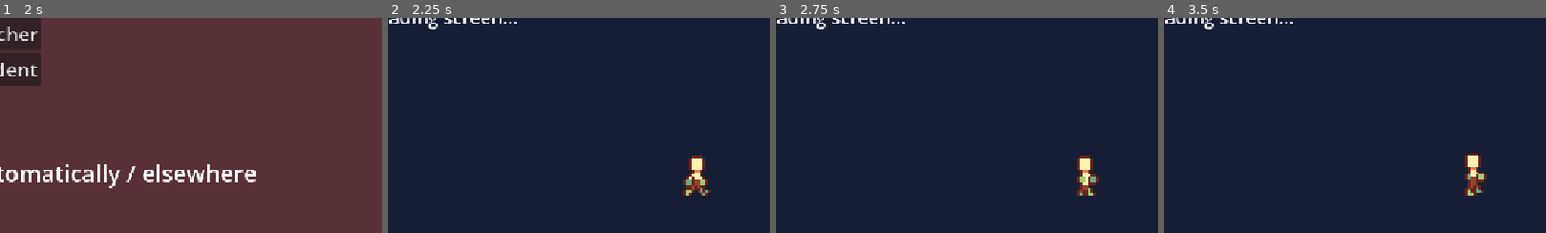
Above: before the commit, frames 1-4 (left to right).
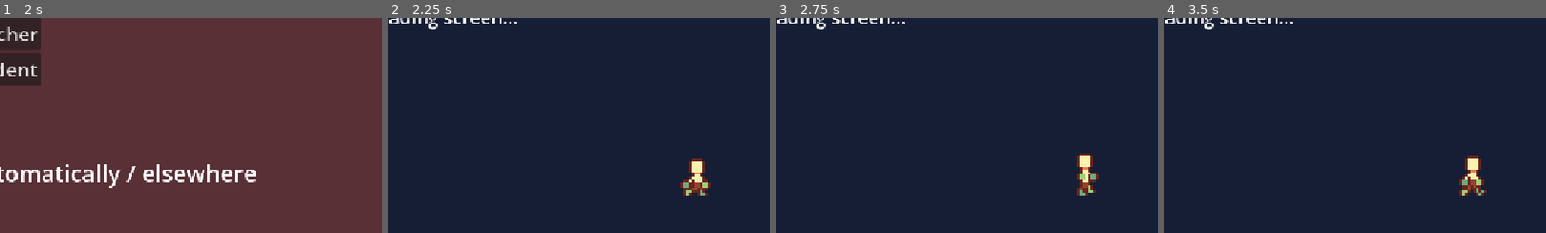
Above: after the commit, the same moments.

Repository: Syvxn/AiMO-Project
Game: Godot game, scene res://main.tscn
Same seed, same stepped clock (60 frames per second), same inputs: the game is played once before the commit and once after it.
Inputs (mouse positions are % of the whole screen's width and height, from its top left):
- Up to frame 1 (2 s): click "client" at 0.5 s; click (50, 37) at 1.27 s; type "Alex" at 1.35 s
- Up to frame 2 (2.25 s): click "Teacher" at 2 s
- Up to frame 3 (2.75 s): no input
- Up to frame 4 (3.5 s): no input
The pictures show only the part of the screen within x 50-100%, y 50-100%; the shares and areas given below are measured in that part.

Frame 1 is identical in both runs. In frame 2, 0.5% of the frame differs, in the area x 76-85%, y 64-83%; in frame 3, 0.4%; in frame 4, 0.6%, in the area x 77-85%, y 63-83%.

Commit message:
6.0: added empty readme and fixed loading screen sprite

Diff:
--- /dev/null
+++ b/textures/sprite_frames/loading_elizabeth.tres
@@ -0,0 +1,67 @@
+[gd_resource type="SpriteFrames" format=3 uid="uid://blf3kqutjls86"]
+
+[ext_resource type="Texture2D" uid="uid://qfn1p2rvmkqg" path="res://textures/spritesheets/elizabeth_loading.png" id="1_vfv8h"]
+
+[sub_resource type="AtlasTexture" id="AtlasTexture_vfv8h"]
+atlas = ExtResource("1_vfv8h")
+region = Rect2(0, 0, 16, 16)
+
+[sub_resource type="AtlasTexture" id="AtlasTexture_hsfuj"]
+atlas = ExtResource("1_vfv8h")
+region = Rect2(16, 0, 16, 16)
+
+[sub_resource type="AtlasTexture" id="AtlasTexture_eewd4"]
+atlas = ExtResource("1_vfv8h")
+region = Rect2(32, 0, 16, 16)
+
+[sub_resource type="AtlasTexture" id="AtlasTexture_6jjqx"]
+atlas = ExtResource("1_vfv8h")
+region = Rect2(48, 0, 16, 16)
+
+[sub_resource type="AtlasTexture" id="AtlasTexture_krsco"]
+atlas = ExtResource("1_vfv8h")
+region = Rect2(64, 0, 16, 16)
+
+[sub_resource type="AtlasTexture" id="AtlasTexture_kv7mj"]
+atlas = ExtResource("1_vfv8h")
+region = Rect2(80, 0, 16, 16)
+
+[sub_resource type="AtlasTexture" id="AtlasTexture_l0h3b"]
+atlas = ExtResource("1_vfv8h")
+region = Rect2(96, 0, 16, 16)
+
+[sub_resource type="AtlasTexture" id="AtlasTexture_je8gc"]
+atlas = ExtResource("1_vfv8h")
+region = Rect2(112, 0, 16, 16)
+
+[resource]
+animations = [{
+"frames": [{
+"duration": 0.9,
+"texture": SubResource("AtlasTexture_vfv8h")
+}, {
+"duration": 0.9,
+"texture": SubResource("AtlasTexture_hsfuj")
+}, {
+"duration": 0.9,
+"texture": SubResource("AtlasTexture_eewd4")
+}, {
+"duration": 0.9,
+"texture": SubResource("AtlasTexture_6jjqx")
+}, {
+"duration": 0.9,
+"texture": SubResource("AtlasTexture_krsco")
+}, {
+"duration": 0.9,
+"texture": SubResource("AtlasTexture_kv7mj")
+}, {
+"duration": 0.9,
+"texture": SubResource("AtlasTexture_l0h3b")
+}, {
+"duration": 0.9,
+"texture": SubResource("AtlasTexture_je8gc")
+}],
+"loop": true,
+"name": &"default",
+"speed": 5.0
+}]
--- a/ui/loading/loading_screen.tscn
+++ b/ui/loading/loading_screen.tscn
@@ -2,79 +2,10 @@
 
 [ext_resource type="Script" uid="uid://n4rg6xd52qax" path="res://ui/loading/loading_screen.gd" id="1_butmh"]
 [ext_resource type="SpriteFrames" uid="uid://drwj4gnyovy7n" path="res://textures/sprite_frames/loading_screen.tres" id="2_butmh"]
-[ext_resource type="Texture2D" uid="uid://qfn1p2rvmkqg" path="res://textures/spritesheets/elizabeth_loading.png" id="3_xen5b"]
+[ext_resource type="SpriteFrames" uid="uid://blf3kqutjls86" path="res://textures/sprite_frames/loading_elizabeth.tres" id="3_xen5b"]
 
 [sub_resource type="LabelSettings" id="LabelSettings_1kfex"]
 font_size = 28
-
-[sub_resource type="AtlasTexture" id="AtlasTexture_s7f4n"]
-atlas = ExtResource("3_xen5b")
-region = Rect2(0, 0, 16, 16)
-
-[sub_resource type="AtlasTexture" id="AtlasTexture_dy5tn"]
-atlas = ExtResource("3_xen5b")
-region = Rect2(16, 0, 16, 16)
-
-[sub_resource type="AtlasTexture" id="AtlasTexture_5d1e0"]
-atlas = ExtResource("3_xen5b")
-region = Rect2(32, 0, 16, 16)
-
-[sub_resource type="AtlasTexture" id="AtlasTexture_2riq8"]
-atlas = ExtResource("3_xen5b")
-region = Rect2(48, 0, 16, 16)
-
-[sub_resource type="AtlasTexture" id="AtlasTexture_tmb01"]
-atlas = ExtResource("3_xen5b")
-region = Rect2(64, 0, 16, 16)
-
-[sub_resource type="AtlasTexture" id="AtlasTexture_lpso4"]
-atlas = ExtResource("3_xen5b")
-region = Rect2(80, 0, 16, 16)
-
-[sub_resource type="AtlasTexture" id="AtlasTexture_1urh0"]
-atlas = ExtResource("3_xen5b")
-region = Rect2(96, 0, 16, 16)
-
-[sub_resource type="AtlasTexture" id="AtlasTexture_5v8s6"]
-atlas = ExtResource("3_xen5b")
-region = Rect2(112, 0, 16, 16)
-
-[sub_resource type="SpriteFrames" id="SpriteFrames_butmh"]
-animations = [{
-"frames": [{
-"duration": 0.9,
-"texture": SubResource("AtlasTexture_s7f4n")
-}, {
-"duration": 0.9,
-"texture": SubResource("AtlasTexture_dy5tn")
-}, {
-"duration": 0.9,
-"texture": SubResource("AtlasTexture_5d1e0")
-}, {
-"duration": 0.9,
-"texture": SubResource("AtlasTexture_2riq8")
-}, {
-"duration": 0.9,
-"texture": SubResource("AtlasTexture_tmb01")
-}, {
-"duration": 0.9,
-"texture": SubResource("AtlasTexture_lpso4")
-}, {
-"duration": 0.9,
-"texture": SubResource("AtlasTexture_1urh0")
-}, {
-"duration": 0.9,
-"texture": SubResource("AtlasTexture_5v8s6")
-}],
-"loop": true,
-"name": &"default",
-"speed": 5.0
-}, {
-"frames": [],
-"loop": true,
-"name": &"new_animation",
-"speed": 5.0
-}]
 
 [node name="LoadingScreen" type="CanvasLayer" unique_id=1452673750]
 script = ExtResource("1_butmh")
@@ -113,16 +44,16 @@
 
 [node name="AnimatedSprite2D" type="AnimatedSprite2D" parent="Control" unique_id=26065665]
 visible = false
-position = Vector2(1061, 562)
+position = Vector2(1089, 562)
 scale = Vector2(2, 2)
 sprite_frames = ExtResource("2_butmh")
 animation = &"walk"
 autoplay = "walk"
-frame_progress = 0.12744392
+frame_progress = 0.1255059
 
 [node name="AnimatedSprite2D2" type="AnimatedSprite2D" parent="Control" unique_id=766065477]
 position = Vector2(1042, 560)
 scale = Vector2(4, 4)
-sprite_frames = SubResource("SpriteFrames_butmh")
-animation = &"new_animation"
+sprite_frames = ExtResource("3_xen5b")
 autoplay = "default"
+frame_progress = 0.61896235
Binary file changed: textures/spritesheets/elizabeth_loading.png
Not shown, added: README.md
